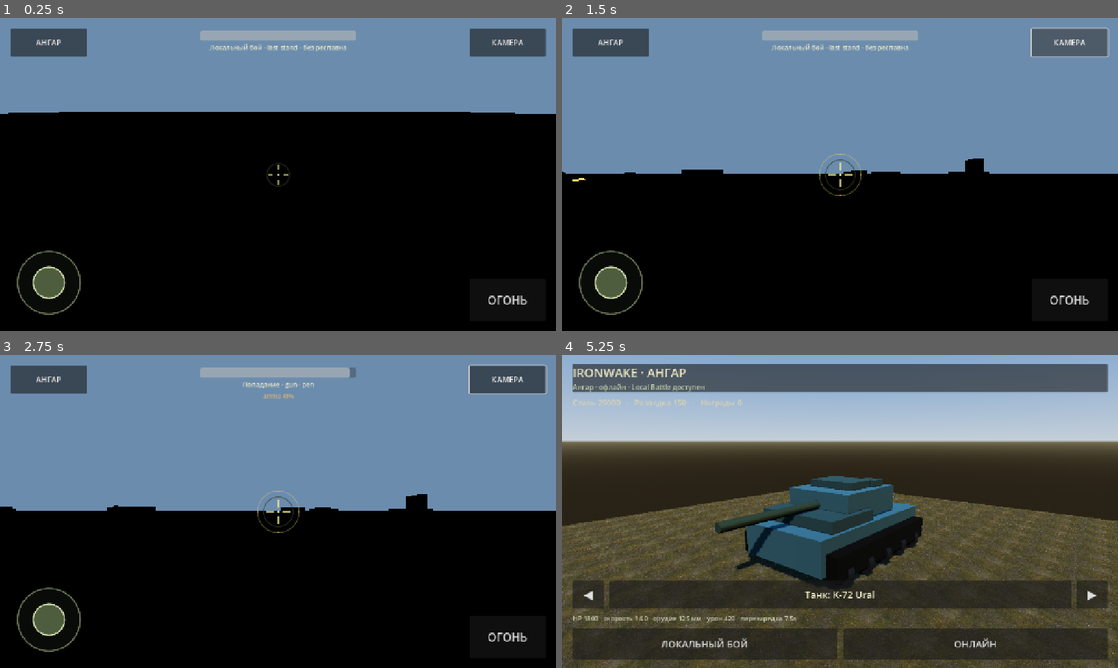
Above: before the commit, frames 1-4 (two rows, left to right).
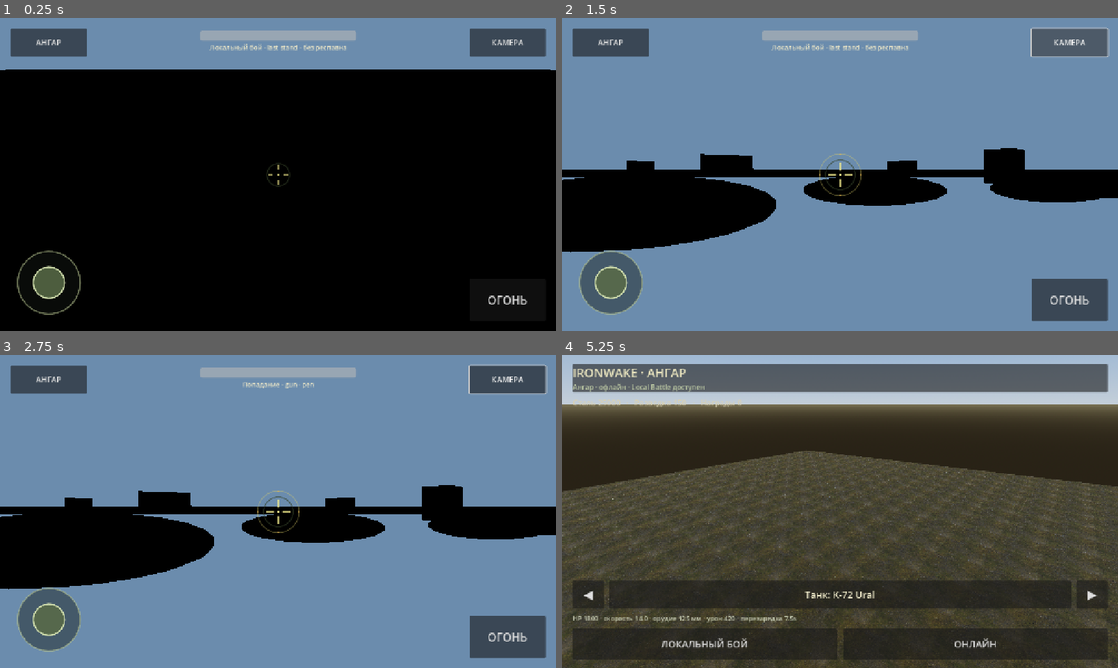
Above: after the commit, the same moments.

Repository: ivanivorontsov-sudo/ironwake-android
Game: Godot game, scene res://scenes/battle.tscn
Two runs of this game, one before a commit and one after it. Both use one fixed random seed, a clock stepped at 60 frames per second and the inputs below. This scene is started directly instead of the project's main scene.
Inputs (mouse positions are in pixels of both pictures, inside the frame that each line leads up to):
- Up to frame 1 (0.25 s): no input
- Up to frame 2 (1.5 s): click "ОГОНЬ" at 0.5 s; click "КАМЕРА" at 1.25 s
- Up to frame 3 (2.75 s): drag from (50, 617) to (333, 442) at 2.02 s
- Up to frame 4 (5.25 s): drag from (728, 527) to (812, 574) at 2.77 s; move the mouse to (895, 442) at 3.52 s; hold D (steer_right) 3.53-4.25 s; tap Space (fire) at 3.6 s; drag from (812, 574) to (673, 464) at 4.27 s; click "АНГАР" at 5 s

The runs differ from the first frame. In frame 1, 14% of the frame differs, in the area x 0-100%, y 16-31%; in frame 2, 40%; in frame 3, 40%; in frame 4, 46%, in the area x 0-100%, y 0-100%.
Error before the commit: Invalid assignment of property or key 'glow_levels_1' with value of type 'float' on a base object of type 'Environment'. (res://scripts/graphics/battle_environ…
Error after the commit: Parse Error: Static function "team_tint()" not found in base "IWMaterials". (res://scripts/graphics/tank_visual.gd:164)

Commit message:
graphics: overhaul mobile battlefield rendering

Diff:
--- a/godot/Ironwake/scripts/graphics/materials.gd
+++ b/godot/Ironwake/scripts/graphics/materials.gd
@@ -1,7 +1,6 @@
 class_name IWMaterials
 extends RefCounted
-## Shared StandardMaterial3D factories — olive military PBR paints, never magenta.
-
+## Shared mobile-friendly PBR materials. Textures are reused; no runtime network assets.
 
 static func _base(albedo: Color, roughness: float, metallic: float) -> StandardMaterial3D:
 	var m := StandardMaterial3D.new()
@@ -11,152 +10,121 @@
 	m.specular_mode = BaseMaterial3D.SPECULAR_SCHLICK_GGX
 	return m
 
-
 static func olive(roughness: float = 0.72, metallic: float = 0.28) -> StandardMaterial3D:
 	return _base(Color(0.30, 0.34, 0.24), roughness, metallic)
 
+static func olive_dark() -> StandardMaterial3D:
+	return _base(Color(0.13, 0.16, 0.11), 0.82, 0.20)
 
-static func olive_dark() -> StandardMaterial3D:
-	var m := olive(0.78, 0.22)
-	m.albedo_color = Color(0.16, 0.19, 0.13)
+static func olive_light() -> StandardMaterial3D:
+	return _base(Color(0.39, 0.43, 0.29), 0.66, 0.30)
+
+static func painted_armor(team: String = "blue") -> StandardMaterial3D:
+	var m := _base(Color(0.25, 0.29, 0.19), 0.67, 0.30)
+	m.clearcoat_enabled = true
+	m.clearcoat = 0.12
+	m.clearcoat_roughness = 0.42
+	m.albedo_color = m.albedo_color.lerp(Color(0.16, 0.27, 0.18), 0.28)
+	if team == "red":
+		m.albedo_color = m.albedo_color.lerp(Color(0.43, 0.14, 0.10), 0.28)
+	else:
+		m.albedo_color = m.albedo_color.lerp(Color(0.12, 0.23, 0.31), 0.20)
 	return m
 
-
-static func olive_light() -> StandardMaterial3D:
-	var m := olive(0.68, 0.3)
-	m.albedo_color = Color(0.38, 0.42, 0.30)
+static func camouflage(base: StandardMaterial3D, variant: int = 0) -> StandardMaterial3D:
+	var m := base.duplicate() as StandardMaterial3D
+	var a := m.albedo_color
+	var dark := a.darkened(0.32)
+	var light := a.lightened(0.16)
+	m.albedo_color = [a, dark, light][variant % 3]
+	m.roughness = clampf(m.roughness + 0.05, 0.0, 1.0)
 	return m
 
-
-static func painted_armor(team: String = "blue") -> StandardMaterial3D:
-	var m := olive(0.62, 0.35)
-	m.albedo_color = Color(0.27, 0.31, 0.21)
-	m.clearcoat_enabled = true
-	m.clearcoat = 0.18
-	m.clearcoat_roughness = 0.35
-	return team_tint(m, team)
-
-
 static func track() -> StandardMaterial3D:
-	var m := _base(Color(0.10, 0.10, 0.09), 0.92, 0.62)
-	return m
-
+	return _base(Color(0.075, 0.08, 0.07), 0.94, 0.62)
 
 static func rubber() -> StandardMaterial3D:
-	return _base(Color(0.07, 0.07, 0.07), 0.94, 0.04)
-
+	return _base(Color(0.035, 0.04, 0.035), 0.97, 0.02)
 
 static func rust_metal() -> StandardMaterial3D:
-	var m := _base(Color(0.38, 0.22, 0.12), 0.88, 0.48)
-	return m
-
+	return _base(Color(0.32, 0.17, 0.09), 0.90, 0.50)
 
 static func sandbag() -> StandardMaterial3D:
-	return _base(Color(0.58, 0.50, 0.34), 0.96, 0.0)
-
+	return _base(Color(0.55, 0.46, 0.30), 0.97, 0.0)
 
 static func concrete() -> StandardMaterial3D:
-	var m := _base(Color(0.48, 0.46, 0.42), 0.9, 0.04)
-	m.normal_enabled = false
-	return m
-
+	return _base(Color(0.43, 0.42, 0.39), 0.92, 0.04)
 
 static func brick() -> StandardMaterial3D:
-	return _base(Color(0.42, 0.28, 0.22), 0.88, 0.02)
-
+	return _base(Color(0.36, 0.22, 0.17), 0.90, 0.02)
 
 static func wood_plank() -> StandardMaterial3D:
-	return _base(Color(0.32, 0.24, 0.14), 0.9, 0.0)
-
+	return _base(Color(0.27, 0.19, 0.10), 0.92, 0.0)
 
 static func rock() -> StandardMaterial3D:
-	return _base(Color(0.36, 0.34, 0.30), 0.93, 0.05)
-
+	return _base(Color(0.30, 0.29, 0.26), 0.96, 0.03)
 
 static func fire_emissive() -> StandardMaterial3D:
-	var m := _base(Color(1.0, 0.35, 0.05), 0.55, 0.0)
+	var m := _base(Color(1.0, 0.18, 0.025), 0.42, 0.0)
 	m.emission_enabled = true
-	m.emission = Color(1.0, 0.42, 0.06)
-	m.emission_energy_multiplier = 5.5
+	m.emission = Color(1.0, 0.20, 0.025)
+	m.emission_energy_multiplier = 8.0
 	m.shading_mode = BaseMaterial3D.SHADING_MODE_PER_PIXEL
 	return m
 
-
 static func smoke_mat() -> StandardMaterial3D:
-	var m := _base(Color(0.22, 0.22, 0.22, 0.55), 1.0, 0.0)
+	var m := _base(Color(0.16, 0.17, 0.16, 0.48), 1.0, 0.0)
 	m.transparency = BaseMaterial3D.TRANSPARENCY_ALPHA
 	m.cull_mode = BaseMaterial3D.CULL_DISABLED
-	m.emission_enabled = true
-	m.emission = Color(0.15, 0.15, 0.15)
-	m.emission_energy_multiplier = 0.2
 	return m
 
-
 static func tracer() -> StandardMaterial3D:
-	var m := _base(Color(1.0, 0.88, 0.4), 0.35, 0.0)
+	var m := _base(Color(1.0, 0.72, 0.18), 0.30, 0.0)
 	m.emission_enabled = true
-	m.emission = Color(1.0, 0.75, 0.25)
-	m.emission_energy_multiplier = 8.0
-	m.shading_mode = BaseMaterial3D.SHADING_MODE_UNSHADED
-	return m
-
-
-static func muzzle_flash() -> StandardMaterial3D:
-	var m := _base(Color(1.0, 0.85, 0.45), 0.4, 0.0)
-	m.emission_enabled = true
-	m.emission = Color(1.0, 0.7, 0.2)
-	m.emission_energy_multiplier = 12.0
-	m.shading_mode = BaseMaterial3D.SHADING_MODE_UNSHADED
-	m.transparency = BaseMaterial3D.TRANSPARENCY_ALPHA
-	m.albedo_color.a = 0.9
-	return m
-
-
-static func spark() -> StandardMaterial3D:
-	var m := _base(Color(1.0, 0.7, 0.25), 0.4, 0.0)
-	m.emission_enabled = true
-	m.emission = Color(1.0, 0.55, 0.1)
+	m.emission = Color(1.0, 0.46, 0.06)
 	m.emission_energy_multiplier = 10.0
 	m.shading_mode = BaseMaterial3D.SHADING_MODE_UNSHADED
 	return m
 
+static func muzzle_flash() -> StandardMaterial3D:
+	var m := _base(Color(1.0, 0.62, 0.12, 0.92), 0.25, 0.0)
+	m.emission_enabled = true
+	m.emission = Color(1.0, 0.34, 0.025)
+	m.emission_energy_multiplier = 18.0
+	m.shading_mode = BaseMaterial3D.SHADING_MODE_UNSHADED
+	m.transparency = BaseMaterial3D.TRANSPARENCY_ALPHA
+	m.billboard_mode = BaseMaterial3D.BILLBOARD_ENABLED
+	return m
+
+static func spark() -> StandardMaterial3D:
+	var m := _base(Color(1.0, 0.62, 0.12), 0.30, 0.0)
+	m.emission_enabled = true
+	m.emission = Color(1.0, 0.28, 0.03)
+	m.emission_energy_multiplier = 12.0
+	m.shading_mode = BaseMaterial3D.SHADING_MODE_UNSHADED
+	return m
 
 static func dirt_ground() -> StandardMaterial3D:
 	var m := StandardMaterial3D.new()
 	var diff: Texture2D = load("res://assets/textures/aerial_grass_rock_diff_1k.jpg")
 	var nor: Texture2D = load("res://assets/textures/aerial_grass_rock_nor_gl_1k.jpg")
 	var rough: Texture2D = load("res://assets/textures/aerial_grass_rock_rough_1k.jpg")
-	m.albedo_color = Color(0.55, 0.50, 0.38)
+	m.albedo_color = Color(0.50, 0.45, 0.34)
 	if diff:
 		m.albedo_texture = diff
-		m.uv1_scale = Vector3(18, 18, 18)
-	else:
-		m.albedo_color = Color(0.42, 0.36, 0.24)
+		m.uv1_scale = Vector3(20, 20, 20)
 	if nor:
 		m.normal_enabled = true
 		m.normal_texture = nor
-		m.normal_scale = 1.15
+		m.normal_scale = 1.05
 	if rough:
 		m.roughness_texture = rough
-		m.roughness = 1.0
-	else:
-		m.roughness = 0.95
+	m.roughness = 0.92
 	m.metallic = 0.0
-	m.specular_mode = BaseMaterial3D.SPECULAR_SCHLICK_GGX
 	return m
-
 
 static func dirt_patch() -> StandardMaterial3D:
 	var m := dirt_ground().duplicate() as StandardMaterial3D
-	m.uv1_scale = Vector3(6, 6, 6)
-	m.albedo_color = Color(0.62, 0.52, 0.36)
+	m.uv1_scale = Vector3(7, 7, 7)
+	m.albedo_color = Color(0.60, 0.50, 0.34)
 	return m
-
-
-static func team_tint(base: StandardMaterial3D, team: String) -> StandardMaterial3D:
-	var m := base.duplicate() as StandardMaterial3D
-	if team == "red":
-		m.albedo_color = m.albedo_color.lerp(Color(0.48, 0.20, 0.14), 0.38)
-	else:
-		m.albedo_color = m.albedo_color.lerp(Color(0.20, 0.30, 0.40), 0.30)
-	return m
